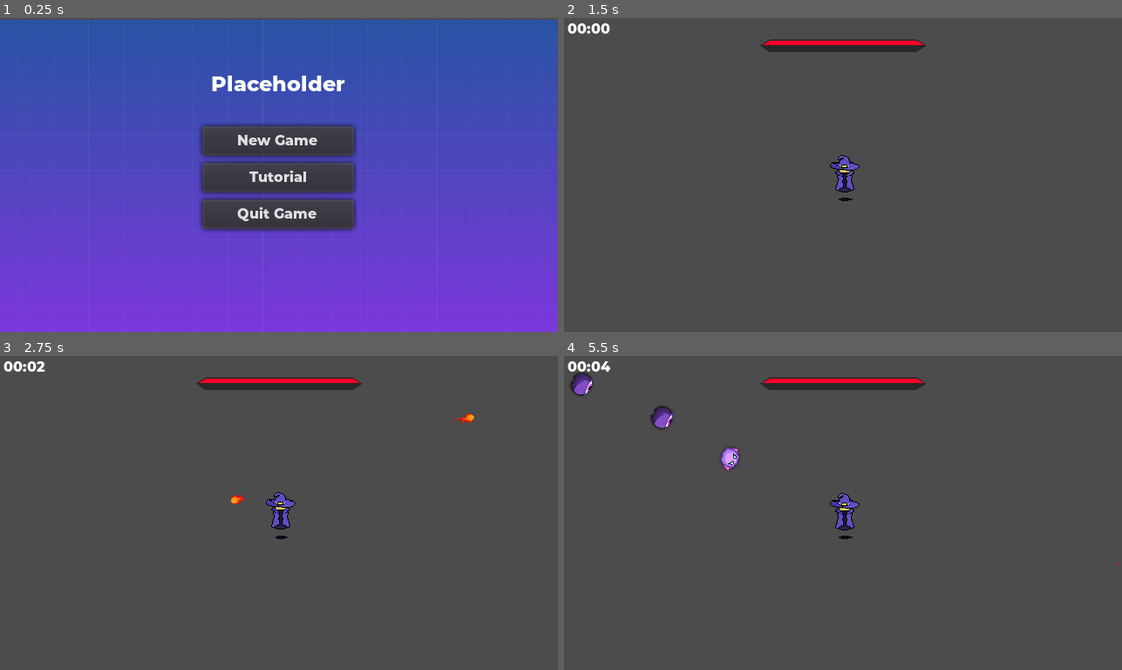
Above: before the commit, frames 1-4 (two rows, left to right).
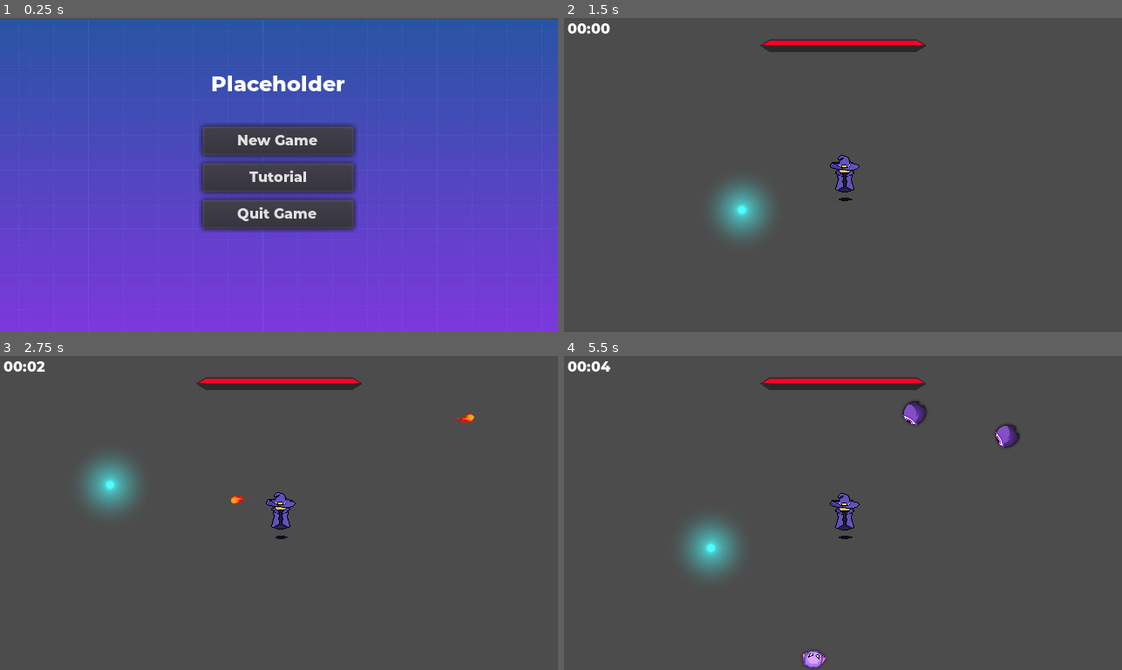
Above: after the commit, the same moments.

Repository: emsidhu/Endless-Survival
Game: Godot game, scene res://Menus/MainMenu.tscn
Two runs of this game, one before a commit and one after it. Both use one fixed random seed, a clock stepped at 60 frames per second and the inputs below. Sound files missing from this copy of the repository are replaced by a short silence.
Inputs (mouse positions are in pixels of both pictures, inside the frame that each line leads up to):
- Up to frame 1 (0.25 s): no input
- Up to frame 2 (1.5 s): click "New Game" at 0.5 s; move the mouse to (965, 159) at 1.27 s; hold Right (ui_right) from 1.28 s (still down)
- Up to frame 3 (2.75 s): move the mouse to (167, 528) at 2.02 s; release Right (ui_right) at 2.03 s; hold Down (ui_down) from 2.03 s (still down)
- Up to frame 4 (5.5 s): move the mouse to (898, 443) at 2.77 s; release Down (ui_down) at 2.78 s; hold Right (ui_right) 2.78-3.53 s; move the mouse to (815, 575) at 3.52 s; hold Up (ui_up) 3.53-4.28 s; move the mouse to (1010, 560) at 4.27 s; hold Left (ui_left) from 4.28 s (still down); move the mouse to (675, 465) at 5.02 s

The runs differ from the first frame. In frame 2, 1.4% of the frame differs, in the area x 27-37%, y 52-70%; in frame 3, 1.4%; in frame 4, 2.6%, in the area x 1-82%, y 5-100%.

Commit message:
Fixed enemy spawning, added xp orb
Before the enemies sometimes spawned in the middle of the screen, now they only spawn off screen

Diff:
--- a/Enemies/Enemy.gd
+++ b/Enemies/Enemy.gd
@@ -22,8 +22,12 @@
 
 func _physics_process(delta):
 	if is_instance_valid(player):
+		if global_position.distance_to(player.global_position) > 400:
+			print("hi")
+			queue_free()
 		direction = global_position.direction_to(player.global_position)
 		look_at(player.global_position)
+
 
 	velocity = velocity.move_toward(direction * MAX_SPEED, ACCELERATION * delta)
 
@@ -34,8 +38,7 @@
 
 	velocity = move_and_slide(velocity)
 
-	if position.distance_to(player.position) > 1000:
-		queue_free()
+
 
 	if health <= 0:
 		die()
--- a/Enemies/Eye.tscn
+++ b/Enemies/Eye.tscn
@@ -26,7 +26,7 @@
 
 [node name="Eye" type="KinematicBody2D"]
 script = ExtResource( 3 )
-SOFTPOWER = 800
+SOFTPOWER = 300
 
 [node name="AnimatedSprite" type="AnimatedSprite" parent="."]
 rotation = 1.5708
@@ -54,6 +54,8 @@
 [node name="CollisionShape2D" parent="SoftCollision" index="0"]
 shape = SubResource( 4 )
 
+[node name="VisibilityEnabler2D" type="VisibilityEnabler2D" parent="."]
+
 [connection signal="area_entered" from="Hurtbox" to="." method="_on_Hurtbox_area_entered"]
 
 [editable path="Hitbox"]
--- a/Enemies/Fuzzy.tscn
+++ b/Enemies/Fuzzy.tscn
@@ -29,13 +29,12 @@
 [node name="Fuzzy" type="KinematicBody2D"]
 script = ExtResource( 5 )
 MAX_SPEED = 50.0
-SOFTPOWER = 800
+SOFTPOWER = 600
 
 [node name="AnimatedSprite" type="AnimatedSprite" parent="."]
 rotation = 1.5708
 scale = Vector2( 0.1, 0.1 )
 frames = SubResource( 1 )
-frame = 3
 playing = true
 
 [node name="Hitbox" parent="." instance=ExtResource( 6 )]
@@ -59,6 +58,8 @@
 [node name="CollisionShape2D" parent="SoftCollision" index="0"]
 shape = SubResource( 2 )
 
+[node name="VisibilityEnabler2D" type="VisibilityEnabler2D" parent="."]
+
 [connection signal="area_entered" from="Hurtbox" to="." method="_on_Hurtbox_area_entered"]
 
 [editable path="Hitbox"]
--- /dev/null
+++ b/Pickups/XP Orb.tscn
@@ -0,0 +1,20 @@
+[gd_scene load_steps=4 format=2]
+
+[ext_resource path="res://Pickups/Sprites/glowing ball.png" type="Texture" id=1]
+
+[sub_resource type="CircleShape2D" id=1]
+radius = 2.23607
+
+[sub_resource type="CanvasItemMaterial" id=2]
+blend_mode = 1
+
+[node name="XP Orb" type="Area2D"]
+
+[node name="CollisionShape2D" type="CollisionShape2D" parent="."]
+shape = SubResource( 1 )
+
+[node name="Sprite" type="Sprite" parent="."]
+modulate = Color( 0, 1, 1, 1 )
+material = SubResource( 2 )
+scale = Vector2( 0.05, 0.05 )
+texture = ExtResource( 1 )
--- a/World.gd
+++ b/World.gd
@@ -6,20 +6,44 @@
 
 export var spawn_time = 1
 export var spawn_amount = 1
+var can_spawn = false
+
 
 
 func _on_Timer_timeout():
-	var rand_pos = Vector2(0,0)
-	var i = 0
-	while (i < spawn_amount):
-		while (rand_pos.distance_to(player.position) > get_viewport().size.x / 2):
-			var x = rand_range(player.position.x - 50 - (get_viewport().size.x / 2), player.position.x + 50 + (get_viewport().size.x / 2))
-			var y = rand_range(player.position.y - 50 - (get_viewport().size.y / 2), player.position.y + 50 + (get_viewport().size.y / 2))
-			rand_pos = Vector2(x,y)
+	if  (is_instance_valid(player)):
+		var rand_pos
+		var i = 0
+		var left_bound = player.position.x - get_viewport_rect().size.x / 2
+		var right_bound = player.position.x + get_viewport_rect().size.x / 2
+		var top_bound = player.position.y - get_viewport_rect().size.y / 2
+		var bottom_bound = player.position.y + get_viewport_rect().size.y / 2
+		print(get_viewport_rect().size)
 
-		var enemy = AllEnemies.get_enemy().instance()
-		enemy.position = rand_pos
-		add_child(enemy)
-		i += 1
+		while (i < spawn_amount):
+			rand_pos = create_pos(left_bound, right_bound, top_bound, bottom_bound)
+			var enemy = AllEnemies.get_enemy().instance()
+			enemy.position = rand_pos
+			print("spawn")
+			add_child(enemy)
+			i += 1
 
-	timer.start(spawn_time)
+		timer.start(spawn_time)
+
+
+
+
+func _on_VisibilityNotifier2D_screen_entered():
+	can_spawn = true
+
+func create_pos(left_bound, right_bound, top_bound, bottom_bound):
+	var x = rand_range(left_bound - 50, right_bound + 50)
+	var y = rand_range(top_bound - 100, bottom_bound + 100)
+	var rand_pos = Vector2(x,y)
+
+	while (x == clamp(x, left_bound, right_bound)) and (y == clamp(y, top_bound, bottom_bound)):
+		x = rand_range(left_bound - 50, right_bound + 50)
+		y = rand_range(top_bound - 100, bottom_bound + 100)
+		rand_pos = Vector2(x,y)
+
+	return rand_pos
--- a/World.tscn
+++ b/World.tscn
@@ -1,7 +1,8 @@
-[gd_scene load_steps=4 format=2]
+[gd_scene load_steps=5 format=2]
 
 [ext_resource path="res://Player/Player.tscn" type="PackedScene" id=1]
 [ext_resource path="res://UI/PlayerUI.tscn" type="PackedScene" id=2]
+[ext_resource path="res://Pickups/XP Orb.tscn" type="PackedScene" id=3]
 [ext_resource path="res://World.gd" type="Script" id=4]
 
 [node name="World" type="Node2D"]
@@ -31,6 +32,9 @@
 [node name="RemoteTransform2D" parent="YSort/Player" index="5"]
 remote_path = NodePath("../../../Camera2D")
 
+[node name="XP Orb" parent="." instance=ExtResource( 3 )]
+position = Vector2( 110, 109 )
+
 [connection signal="timeout" from="Timer" to="." method="_on_Timer_timeout"]
 
 [editable path="YSort/Player"]
--- a/project.godot
+++ b/project.godot
@@ -86,4 +86,5 @@
 
 [rendering]
 
+quality/driver/driver_name="GLES2"
 environment/default_environment="res://default_env.tres"
Binary file added: Pickups/Sprites/glowing ball.png
Not shown, added: Pickups/Sprites/glowing ball.png.import
